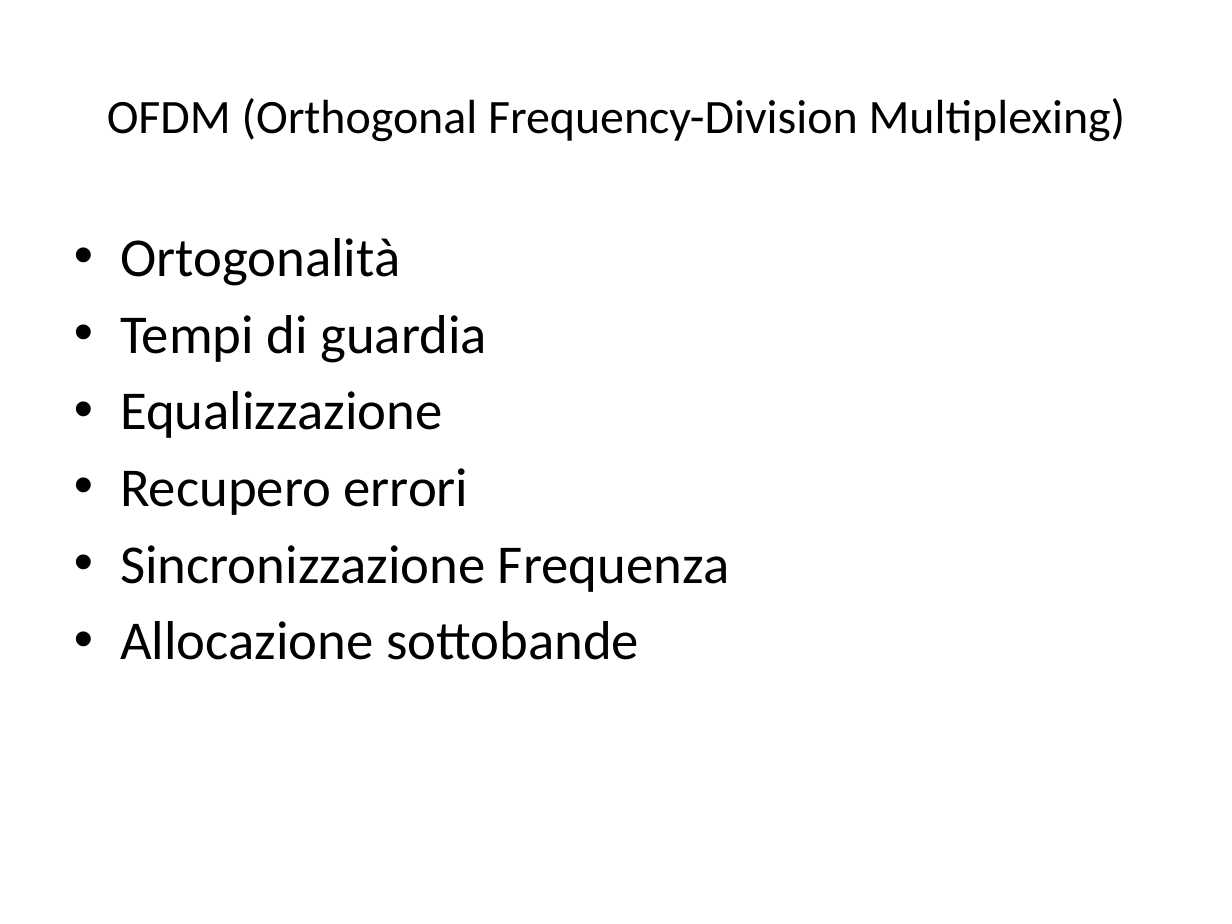
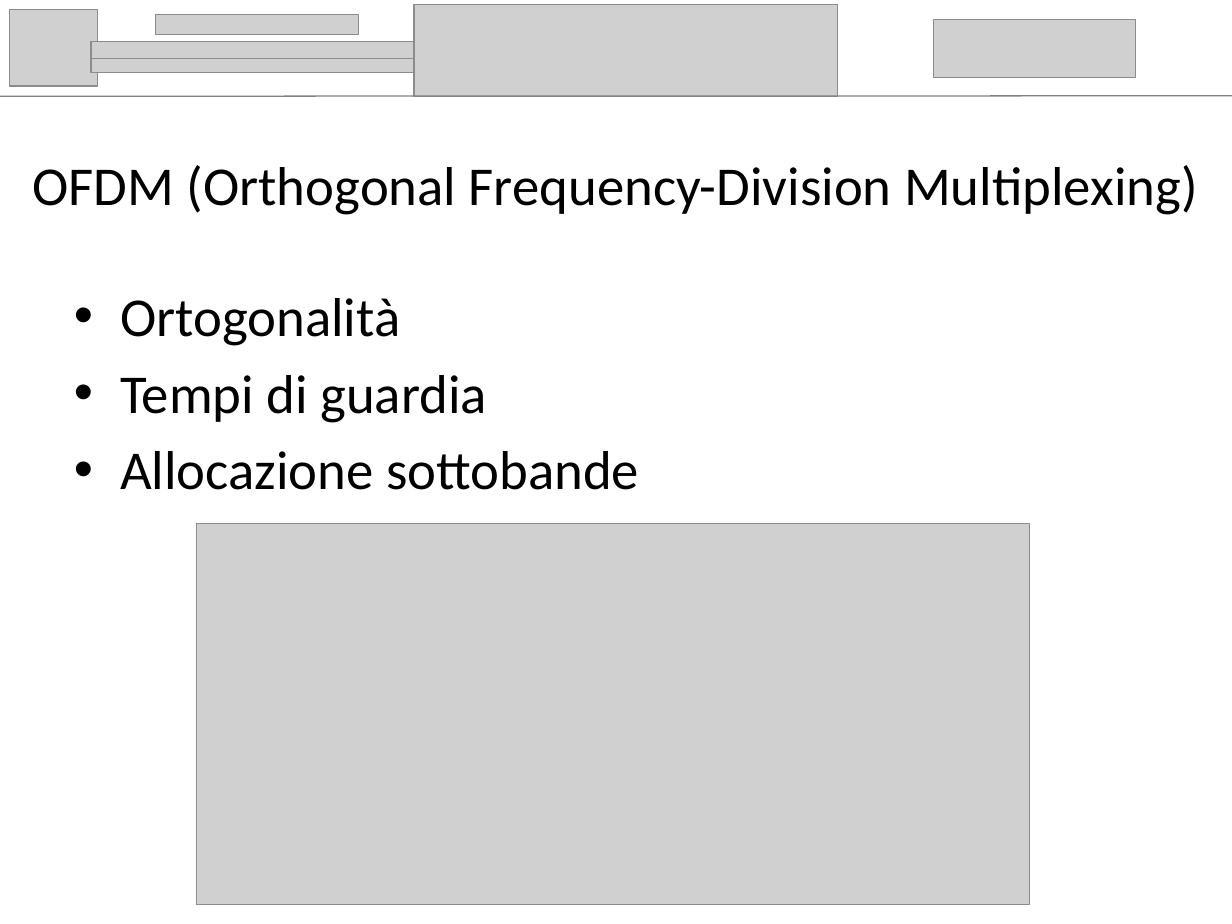
Before and after one commit to AndreaFilippi/LaMiaTesi, a slide deck: slide 4 of presentazione/Andrea_Filippi_presentazione.pptx. Drawn at 1232x924 pixels with LibreOffice and Linux fonts; fonts in the diff are those of the drawing; grey boxes stand for pictures. Boxes give left, top, right and bottom in pixels: in the first picture for what was removed or moved away, otherwise in the second. Text is boxed around its words. In the diff, an @@ line names an element or a change of style, - is before the commit and + after.

```diff
--- a/presentazione/Andrea_Filippi_presentazione.pptx
+++ b/presentazione/Andrea_Filippi_presentazione.pptx
@@ title "OFDM (Orthogonal Frequency-Division Multiplexing)": place and size @@
-title "OFDM (Orthogonal Frequency-Division Multiplexing)" at [107, 98, 1126, 142]
+title "OFDM (Orthogonal Frequency-Division Multiplexing)" at [32, 165, 1198, 215]
@@ title "OFDM (Orthogonal Frequency-Division Multiplexing)" at [32, 165, 1198, 215]: size 28 to 32 pt @@
@@ group added at [0, 5, 1232, 97]: 6 pictures, 1 line @@
@@ text "Ortogonalità": place and size @@
-text "Ortogonalità" at [120, 238, 729, 660]
+text "Ortogonalità" at [120, 298, 639, 490]
@@ text at [120, 391, 729, 592]: paragraphs removed @@
-• Equalizzazione
-• Recupero errori
-• Sincronizzazione Frequenza
@@ picture added at [197, 524, 1030, 904] @@
```
Also in this commit, not shown: 17 other slides changed, 3 slides added, 1 slide removed, 5 other files.
